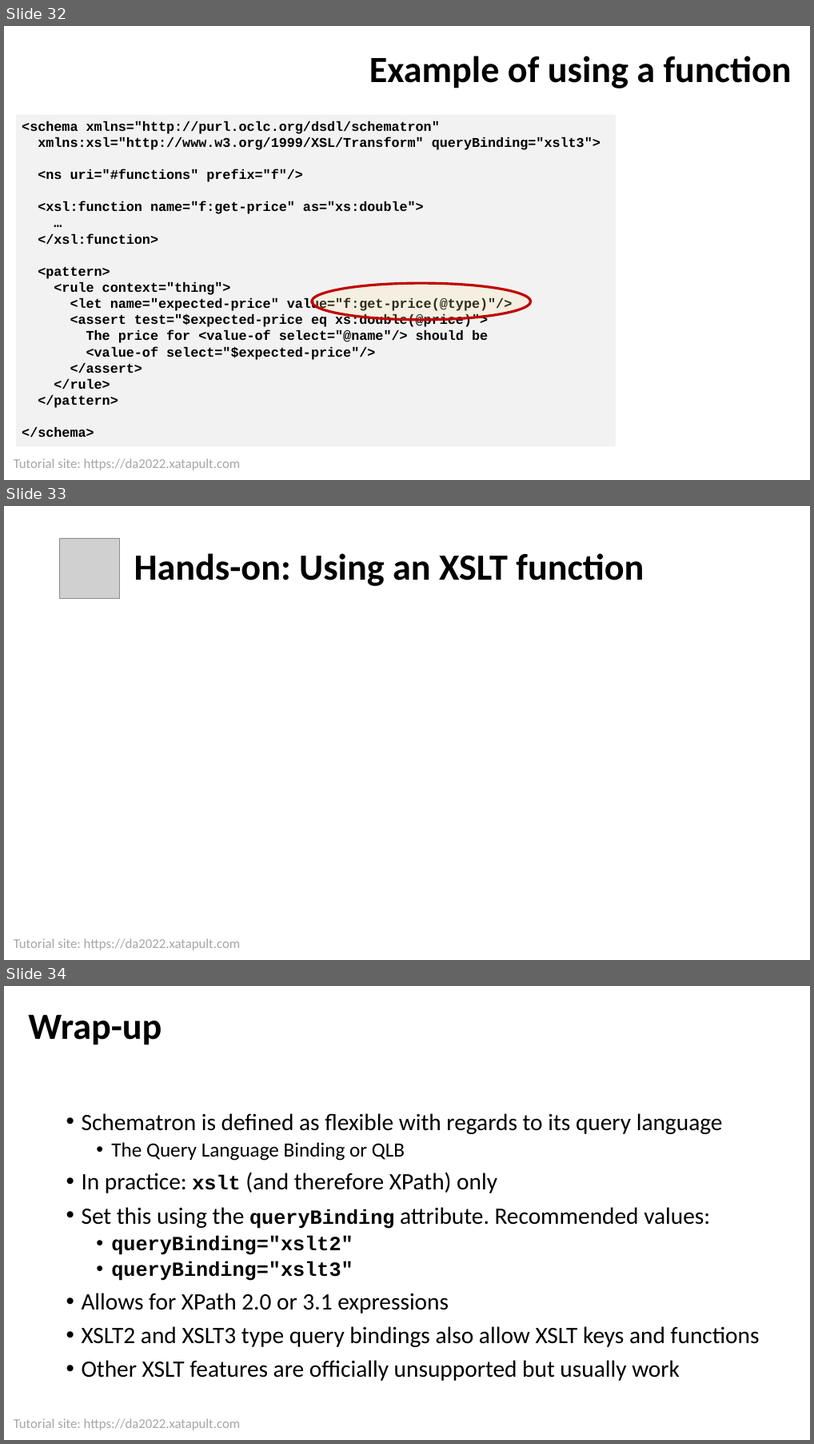
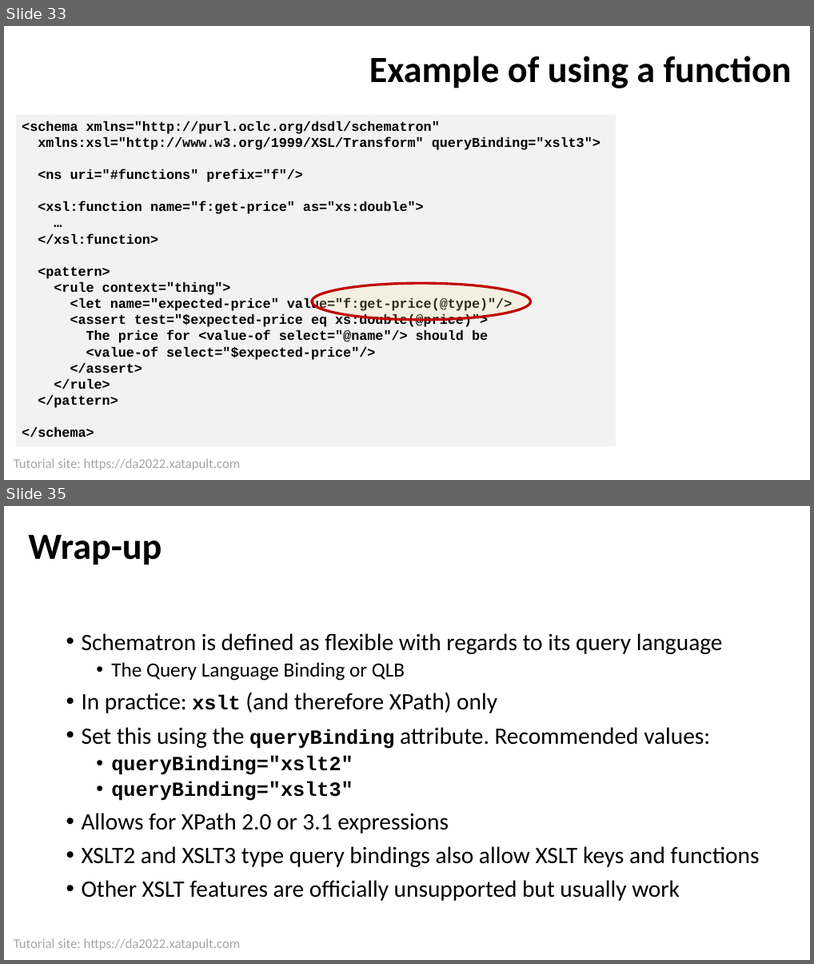
Before and after one commit to xatapult/da-2022-schematron, a slide deck: presentation/Schematron Tutorial DA 2022.pptx. Shown one above the other, each under a label of ours: slides 32, 33 and 34 before the commit, slides 33 and 35 after it; the slides between them are not shown. The pictures are 814x1444 and 814x964 pixels, drawn with LibreOffice and Linux fonts; fonts in the diff are those of the drawing; grey boxes stand for pictures; background and template pictures are left out. Boxes give left, top, right and bottom in pixels: in the first picture for what was removed or moved away, otherwise in the second. Text is boxed around its words. In the diff, an @@ line names an element or a change of style, - is before the commit and + after.

```diff
--- a/presentation/Schematron Tutorial DA 2022.pptx
+++ b/presentation/Schematron Tutorial DA 2022.pptx
@@ slide 33 removed at [4, 506, 810, 960], background #FFFFFF; not listed: 1 template element that a slide beside it also shows @@
@@ picture removed at [60, 538, 120, 599] @@
@@ title removed at [134, 553, 644, 586] @@
-Hands-on: Using an XSLT function
@@ what was slide 32 is now slide 33 @@
@@ what was slide 34 is now slide 35 @@
```
Also in this commit, not shown: 7 slides changed, 6 slides added, 4 other slides removed, 27 other files.
